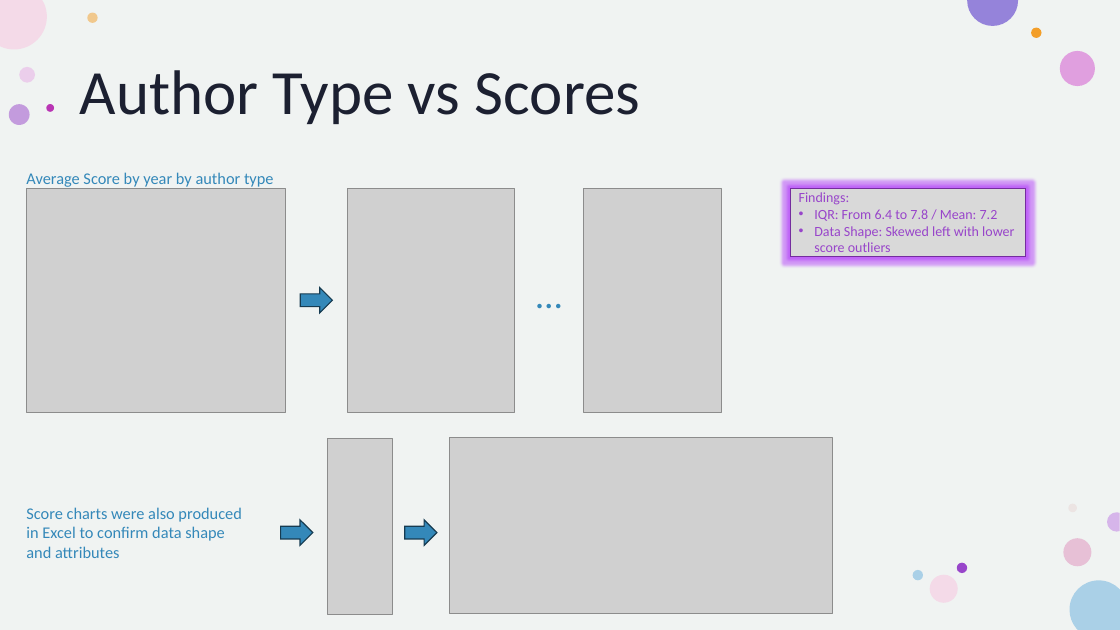
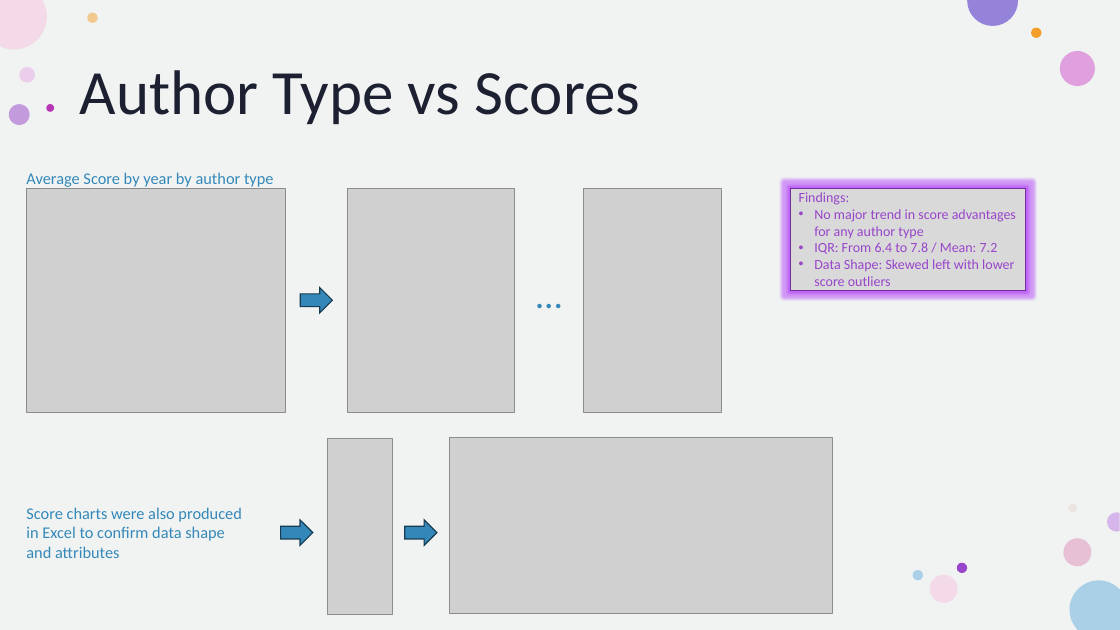
Before and after one commit to JonathonBriggs/AnalyticsProjects, a slide deck: slide 7 of Case Studies (Latest)/2024 10 09 Pitchfork Reviews (Music)/Pitchfork Ratings.pptx. Drawn at 1120x630 pixels with LibreOffice and Linux fonts; fonts in the diff are those of the drawing; grey boxes stand for pictures. Boxes give left, top, right and bottom in pixels: in the first picture for what was removed or moved away, otherwise in the second. Text is boxed around its words. In the diff, an @@ line names an element or a change of style, - is before the commit and + after.

```diff
--- a/Case Studies (Latest)/2024 10 09 Pitchfork Reviews (Music)/Pitchfork Ratings.pptx
+++ b/Case Studies (Latest)/2024 10 09 Pitchfork Reviews (Music)/Pitchfork Ratings.pptx
@@ rectangle "Findings:": place and size @@
-rectangle "Findings:" at (791, 188, 1026, 256)
+rectangle "Findings:" at (791, 188, 1026, 290)
@@ text in rectangle at (814, 209, 1016, 238): paragraph added @@
+• No major trend in score advantages for any author type
```
Also in this commit, not shown: 1 other slide changed, 2 other files.
